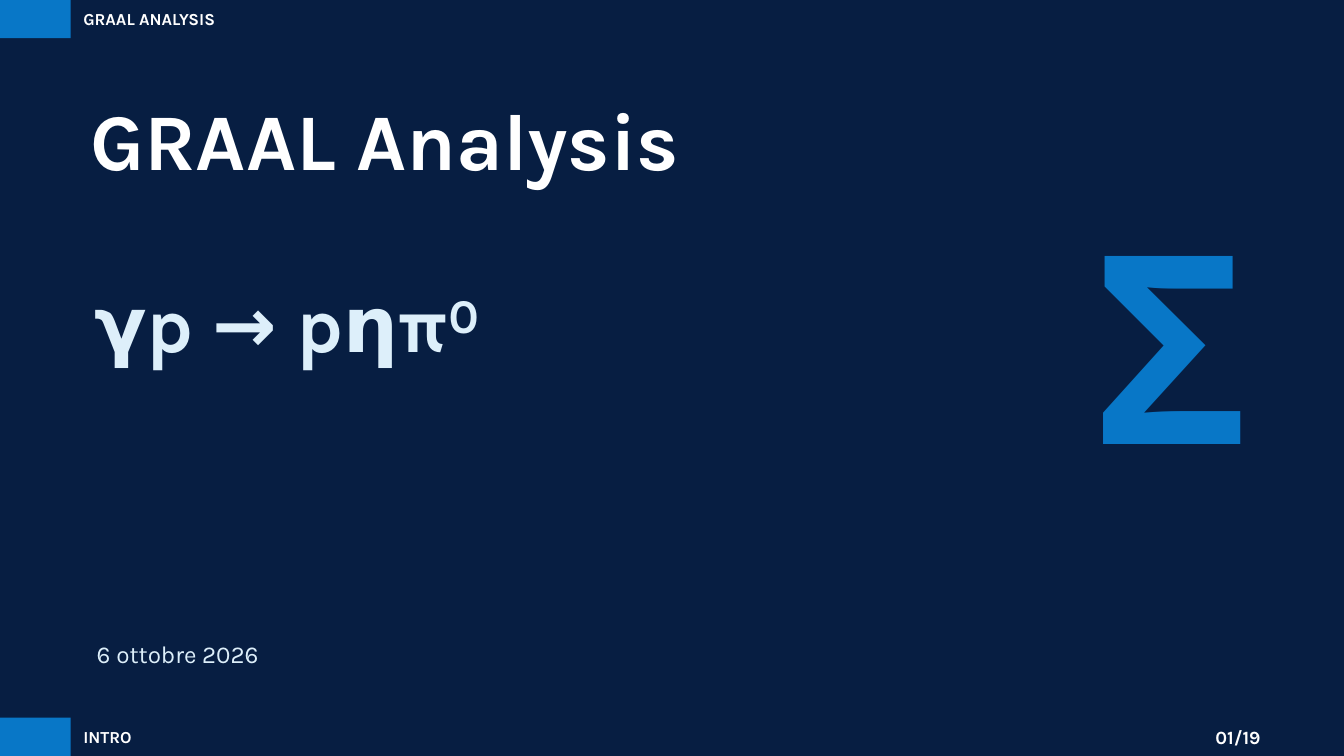
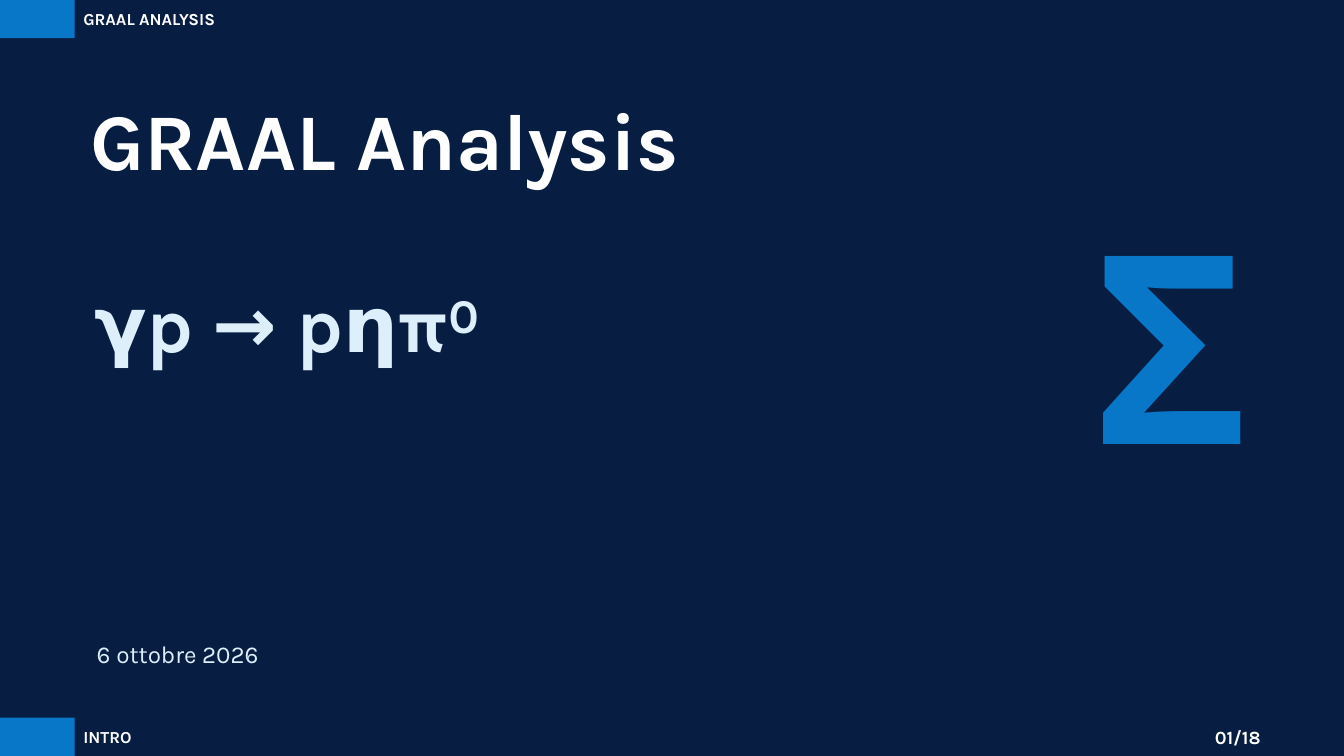
Before and after one commit to AntoninoFulci/GRAAL_Analysis, a slide deck: slide 1 of presentations/graal_analysis_framework_asimmetrie.pptx. Drawn at 1344x756 pixels with LibreOffice and Linux fonts; fonts in the diff are those of the drawing. Boxes give left, top, right and bottom in pixels: in the first picture for what was removed or moved away, otherwise in the second. Text is boxed around its words. In the diff, an @@ line names an element or a change of style, - is before the commit and + after.

```diff
--- a/presentations/graal_analysis_framework_asimmetrie.pptx
+++ b/presentations/graal_analysis_framework_asimmetrie.pptx
@@ rectangle: place and size @@
-rectangle at bbox=[0, 0, 71, 38]
+rectangle at bbox=[0, 0, 75, 38]
@@ rectangle: place and size @@
-rectangle at bbox=[0, 718, 71, 755]
+rectangle at bbox=[0, 718, 75, 755]
```
Also in this commit, not shown: 16 other slides changed, 1 slide added, 2 slides removed, 4 other files.
